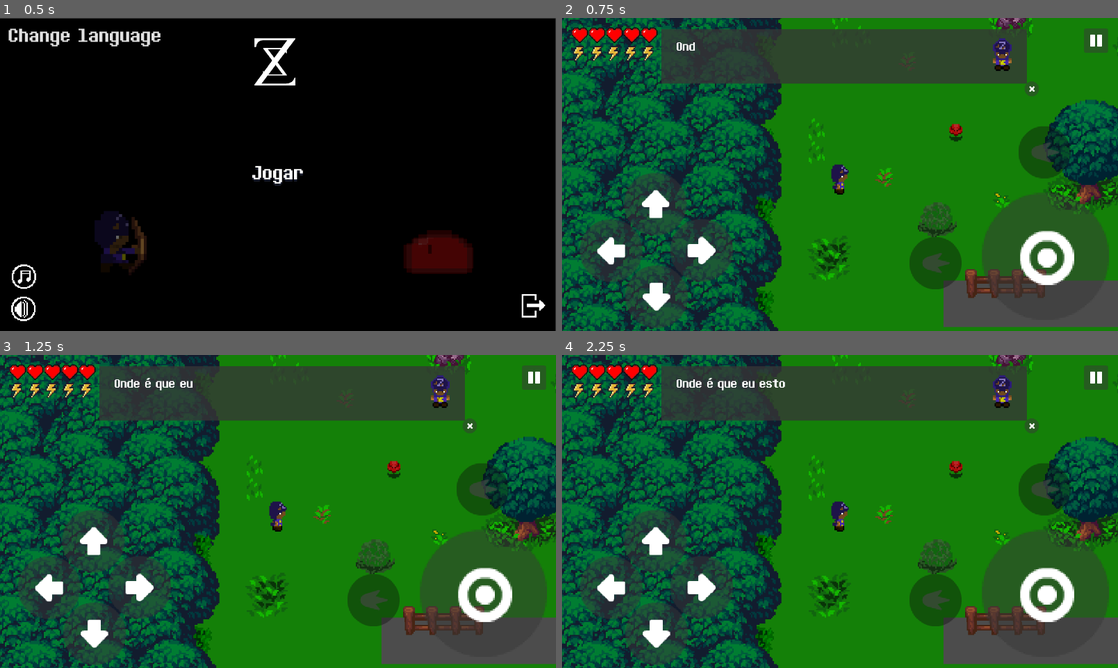
Above: before the commit, frames 1-4 (two rows, left to right).
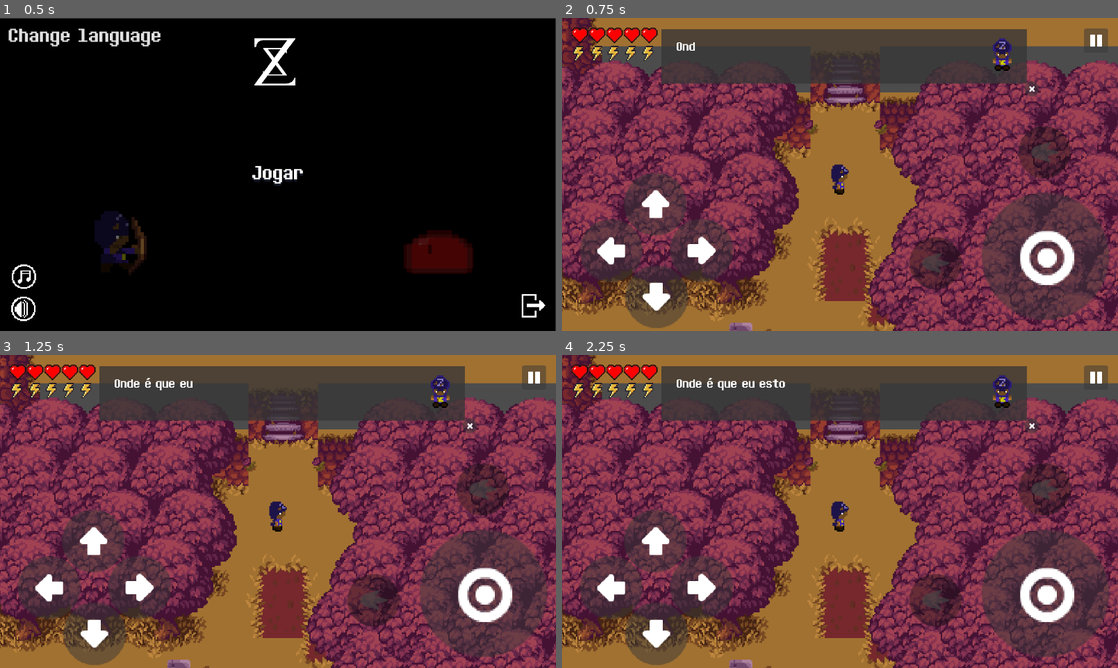
Above: after the commit, the same moments.

Repository: SynT8735/Blackout
Game: Godot game, scene res://Scenes/Menu/Menu.tscn
The game is run twice, just before and just after one commit, with the same random seed, the same clock (stepped at 60 frames per second) and the same inputs. Video files are missing from this copy of the repository; at most half a second of black plays in their place.
Inputs (mouse positions are in pixels of both pictures, inside the frame that each line leads up to):
- Up to frame 1 (0.5 s): no input
- Up to frame 2 (0.75 s): click "Jogar" at 0.5 s
- Up to frame 3 (1.25 s): no input
- Up to frame 4 (2.25 s): click (1095, 376) at 1.25 s; click "Voltar ao jogo" at 2 s

Frame 1 is identical in both runs. In frame 2, 90% of the frame differs, in the area x 0-100%, y 0-100%; in frame 3, 90%; in frame 4, 90%.

Commit message:
Blackout
- Changed the compression of the cutscene, it should now run on low-end devices

Diff:
--- a/Blackout/Organizado/Scenes/World.tscn
+++ b/Blackout/Organizado/Scenes/World.tscn
@@ -20,10 +20,10 @@
 [ext_resource path="res://assets/HUD/transparentDark45.png" type="Texture" id=18]
 [ext_resource path="res://assets/font/Determination2.ttf" type="DynamicFontData" id=19]
 [ext_resource path="res://assets/scripts/first_dialogue.gd" type="Script" id=20]
-[ext_resource path="res://assets/sprites/PNG/sprites/ShadowSpirit/Ilde/ShadowSpirit/ShadowSpirit_0.png" type="Texture" id=21]
-[ext_resource path="res://assets/sprites/PNG/sprites/ShadowSpirit/Ilde/ShadowSpirit/ShadowSpirit_1.png" type="Texture" id=22]
-[ext_resource path="res://assets/sprites/PNG/sprites/ShadowSpirit/Ilde/ShadowSpirit/ShadowSpirit_2.png" type="Texture" id=23]
-[ext_resource path="res://assets/sprites/PNG/sprites/Zell/Idle/idle_down.png" type="Texture" id=24]
+[ext_resource path="res://assets/sprites/PNG/sprites/Zell/Idle/idle_down.png" type="Texture" id=21]
+[ext_resource path="res://assets/sprites/PNG/sprites/ShadowSpirit/Ilde/ShadowSpirit/ShadowSpirit_0.png" type="Texture" id=22]
+[ext_resource path="res://assets/sprites/PNG/sprites/ShadowSpirit/Ilde/ShadowSpirit/ShadowSpirit_1.png" type="Texture" id=23]
+[ext_resource path="res://assets/sprites/PNG/sprites/ShadowSpirit/Ilde/ShadowSpirit/ShadowSpirit_2.png" type="Texture" id=24]
 [ext_resource path="res://Scenes/player.tscn" type="PackedScene" id=25]
 [ext_resource path="res://Scenes/slime.tscn" type="PackedScene" id=26]
 [ext_resource path="res://assets/scripts/slime_boss.gd" type="Script" id=27]
@@ -42,7 +42,7 @@
 [ext_resource path="res://assets/sprites/pedra_block.png" type="Texture" id=40]
 [ext_resource path="res://Scenes/particles.tscn" type="PackedScene" id=41]
 [ext_resource path="res://assets/sprites/flask_2.png" type="Texture" id=42]
-[ext_resource path="res://assets/cutscene/VideoCutscene.webm" type="VideoStream" id=43]
+[ext_resource path="res://assets/cutscene/finalCutscene.webm" type="VideoStream" id=43]
 [ext_resource path="res://assets/scripts/ss_bridge.gd" type="Script" id=44]
 
 [sub_resource type="DynamicFont" id=1]
@@ -63,15 +63,15 @@
 
 [sub_resource type="SpriteFrames" id=7]
 animations = [ {
-"frames": [ ExtResource( 21 ), ExtResource( 22 ), ExtResource( 23 ) ],
+"frames": [ ExtResource( 21 ) ],
+"loop": true,
+"name": "zell",
+"speed": 8.0
+}, {
+"frames": [ ExtResource( 22 ), ExtResource( 23 ), ExtResource( 24 ) ],
 "loop": true,
 "name": "shadow_spirit",
 "speed": 5.0
-}, {
-"frames": [ ExtResource( 24 ) ],
-"loop": true,
-"name": "zell",
-"speed": 8.0
 } ]
 
 [sub_resource type="SpriteFrames" id=8]
@@ -137,7 +137,6 @@
 visible = false
 position = Vector2( 221.603, 246.272 )
 scale = Vector2( 0.5, 0.5 )
-frame = 2
 
 [node name="Map" parent="." instance=ExtResource( 3 )]
 position = Vector2( 1, -2 )
@@ -380,7 +379,7 @@
 animation = "zell"
 
 [node name="Player" parent="." instance=ExtResource( 25 )]
-position = Vector2( 153.522, 244.719 )
+position = Vector2( 2173.48, -25.3838 )
 
 [node name="Camera2D" type="Camera2D" parent="Player"]
 current = true
Not shown: 1 places in Blackout/Organizado/Scenes/World.tscn that only renumber resources
Not shown, added: Blackout/Organizado/assets/cutscene/finalCutscene.webm
